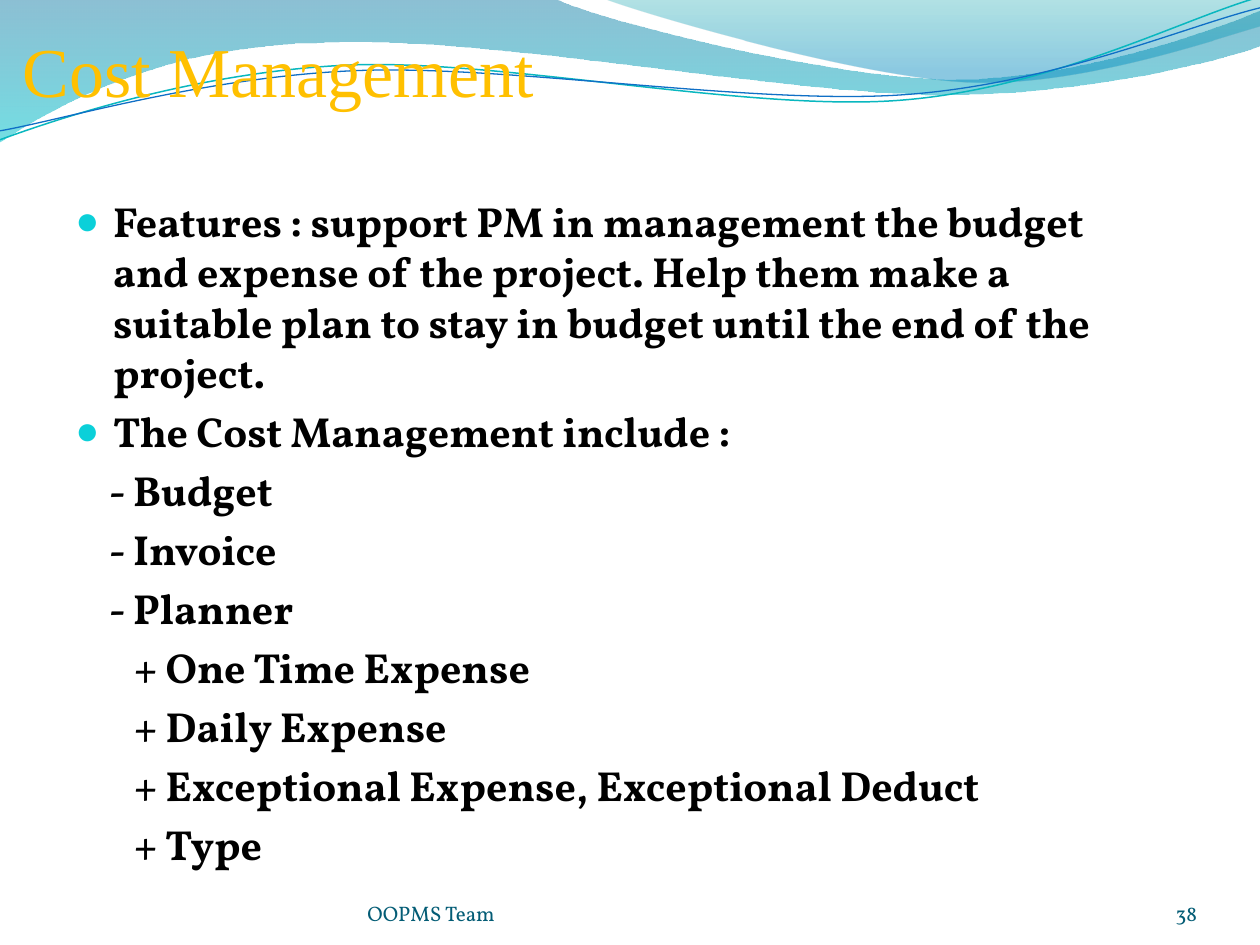
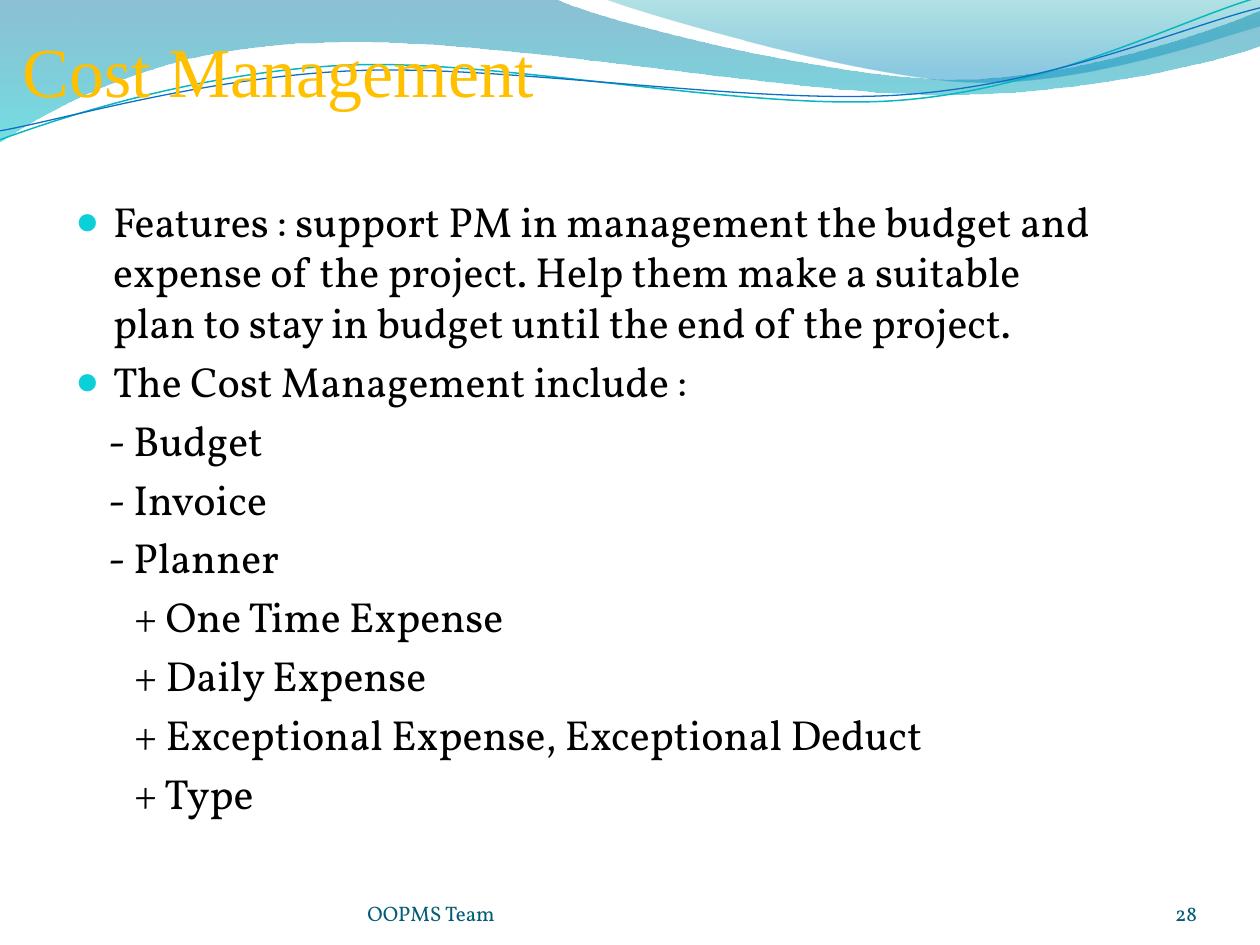
Before and after one commit to gofpattern/oopms, a slide deck: slide 28 of Document/Report/Presentation/OOPMS_Presentation_v1.0.pptx (slide 38 before the commit). Drawn at 1260x945 pixels with LibreOffice and Linux fonts; fonts in the diff are those of the drawing; background and template pictures are left out. Boxes give left, top, right and bottom in pixels: in the first picture for what was removed or moved away, otherwise in the second. Text is boxed around its words. In the diff, an @@ line names an element or a change of style, - is before the commit and + after.

```diff
--- a/Document/Report/Presentation/OOPMS_Presentation_v1.0.pptx
+++ b/Document/Report/Presentation/OOPMS_Presentation_v1.0.pptx
@@ text "Features : support PM in ..." at (113, 207, 1090, 820): bold off @@
@@ page number at (1175, 907, 1197, 921): text changed @@
-38
+28
```
Also in this commit, not shown: 8 other slides changed, 2 slides added, 3 slides removed, 1 other file.
